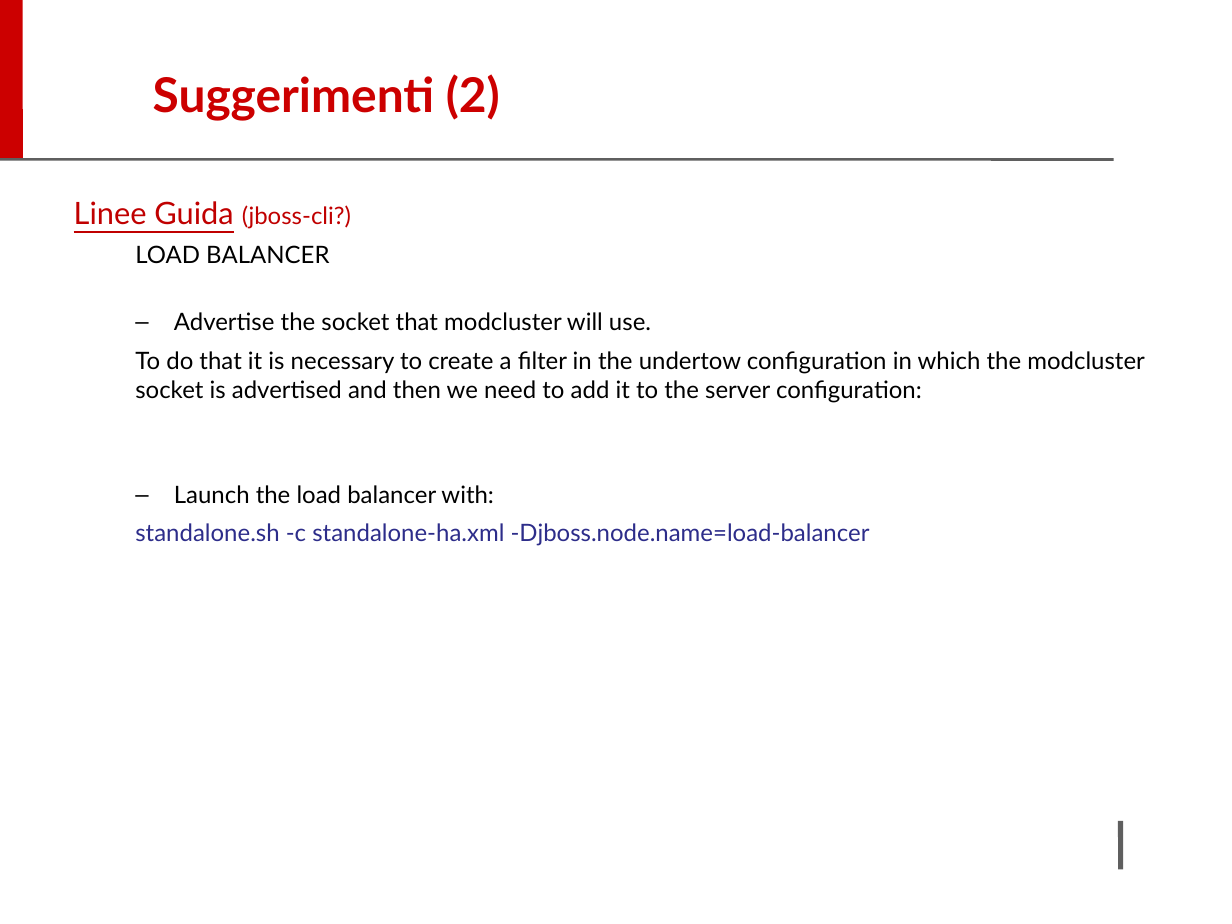
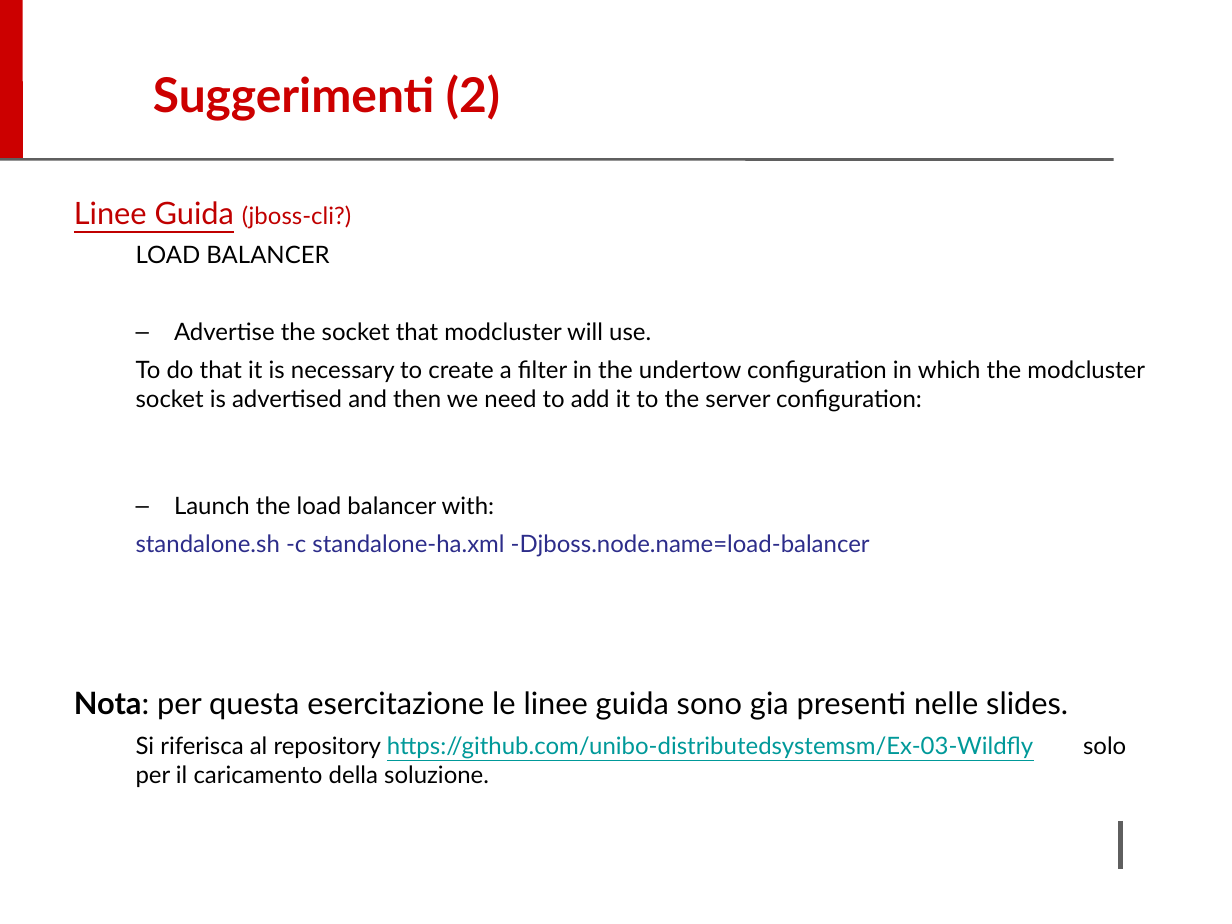
Before and after one commit to alebov/Ex-03-Wildfly, a slide deck: slide 9 of Esercitazione SD-M III.pptx (slide 8 before the commit). Drawn at 1232x924 pixels with LibreOffice and Linux fonts; fonts in the diff are those of the drawing; background and template pictures are left out. Boxes give left, top, right and bottom in pixels: in the first picture for what was removed or moved away, otherwise in the second. Text is boxed around its words. In the diff, an @@ line names an element or a change of style, - is before the commit and + after.

```diff
--- a/Esercitazione SD-M III.pptx
+++ b/Esercitazione SD-M III.pptx
@@ text at (136, 245, 1145, 557): list level 1 to 2 in "LOAD BALANCER"; list level 1 to 2 in "To do that it is ..."; list level 1 to 2 in "standalone.sh -c standalone-ha.xml -Djboss.node.name=load-ba ..." @@
@@ text at (74, 691, 1068, 787): paragraphs added @@
+Nota: per questa esercitazione le linee guida sono gia presenti nelle slides.
+  Si riferisca al repository https://github.com/unibo-distributedsystemsm/Ex-03-Wildfly solo per il caricamento della soluzione.
```
Also in this commit, not shown: 9 other slides changed, 1 slide added.
